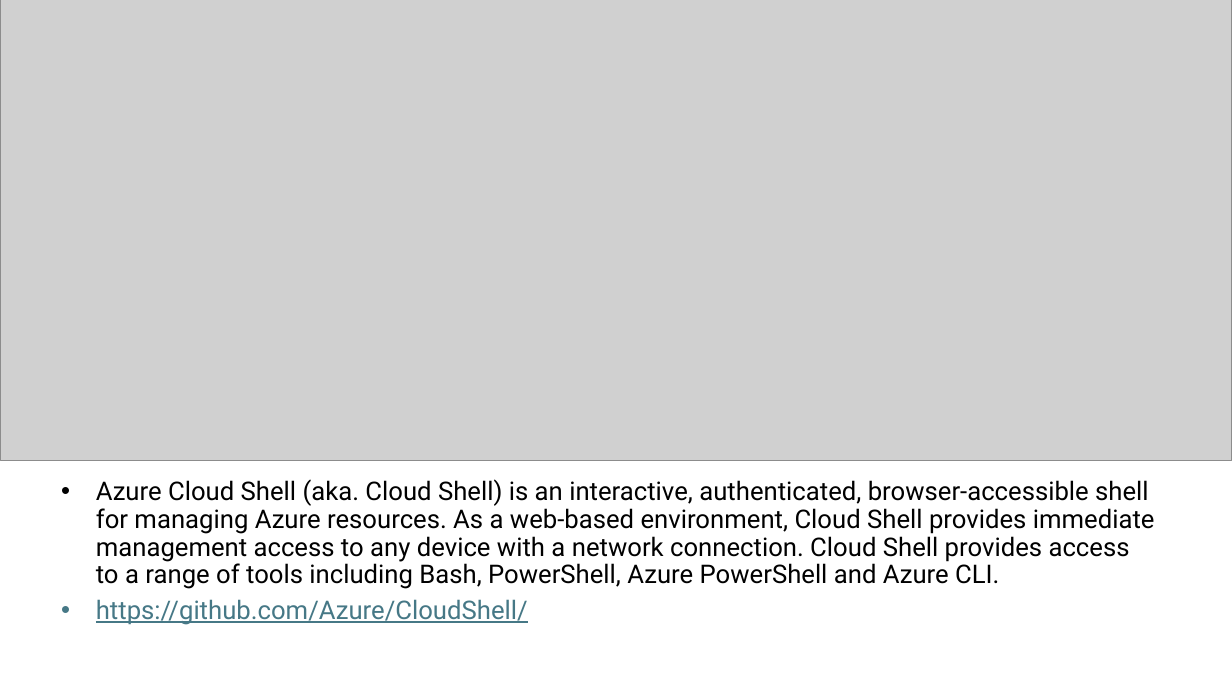
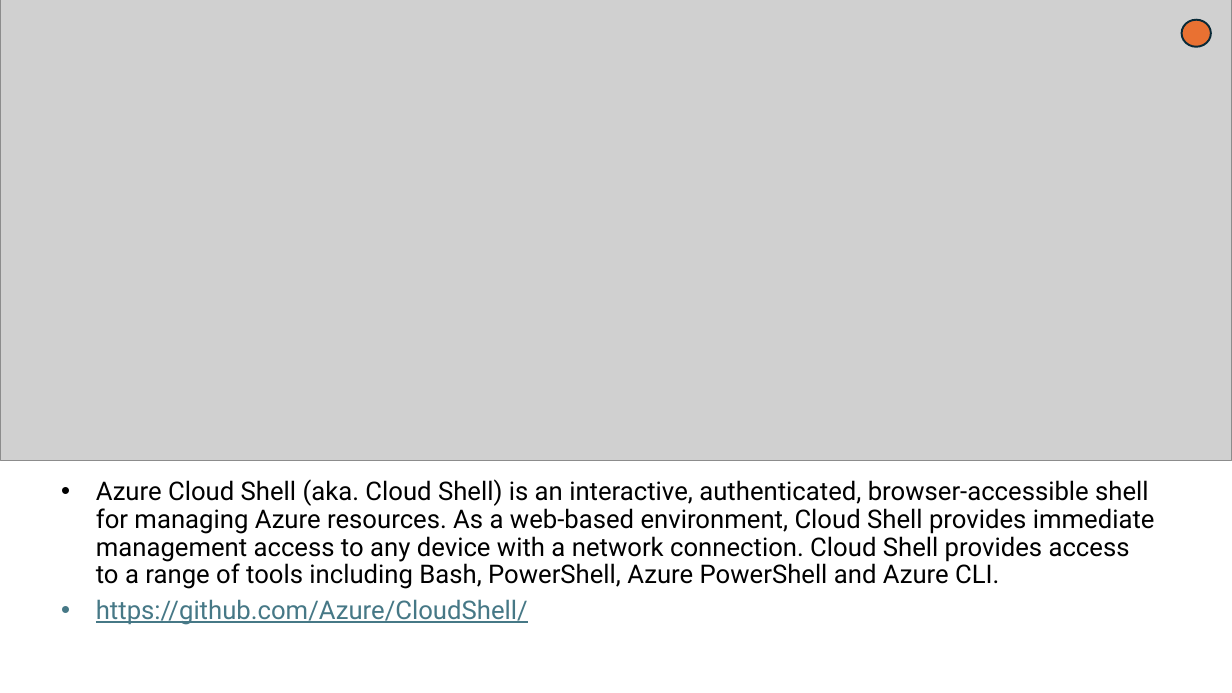
Before and after one commit to theJasonHelmick/Summit2024, a slide deck: slide 4 of Preso-cloud-shell.pptx. Drawn at 1232x693 pixels with LibreOffice and Linux fonts; fonts in the diff are those of the drawing; grey boxes stand for pictures. Boxes give left, top, right and bottom in pixels: in the first picture for what was removed or moved away, otherwise in the second. Text is boxed around its words. In the diff, an @@ line names an element or a change of style, - is before the commit and + after.

```diff
--- a/Preso-cloud-shell.pptx
+++ b/Preso-cloud-shell.pptx
@@ ellipse added at (1182, 19, 1212, 46), fill #E97132, outline #092A39 1.5 pt @@
```
Also in this commit, not shown: 12 other slides changed, 1 slide added, 1 slide removed.
